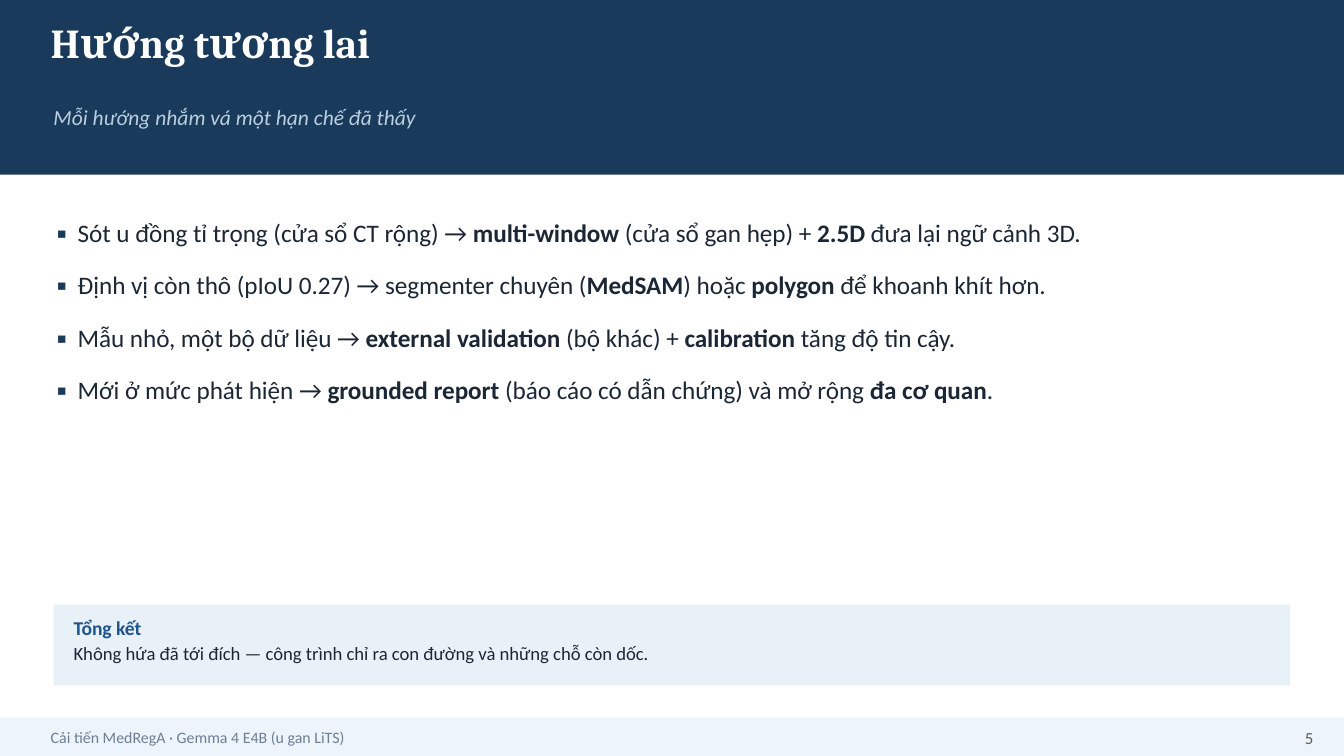
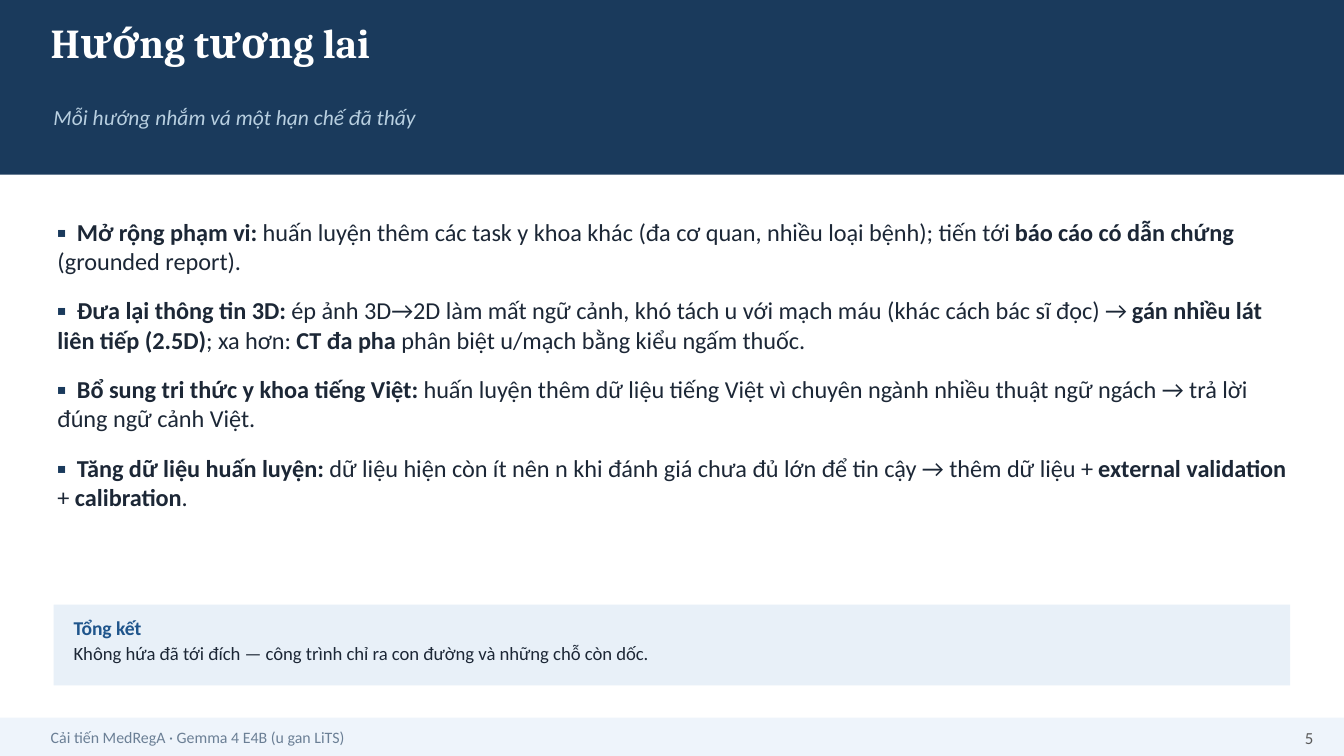
Before and after one commit to HatDuaa/medrega-liver-seminar, a slide deck: slide 5 of seminar/cai_tien/slides_5min_VN.pptx. Drawn at 1344x756 pixels with LibreOffice and Linux fonts; fonts in the diff are those of the drawing. Boxes give left, top, right and bottom in pixels: in the first picture for what was removed or moved away, otherwise in the second. Text is boxed around its words. In the diff, an @@ line names an element or a change of style, - is before the commit and + after.

```diff
--- a/seminar/cai_tien/slides_5min_VN.pptx
+++ b/seminar/cai_tien/slides_5min_VN.pptx
@@ text at box(57, 221, 1286, 506): text changed; size 13.5 to 13 pt @@
-▪ Sót u đồng tỉ trọng (cửa sổ CT rộng) → multi-window (cửa sổ gan hẹp) + 2.5D đưa lại ngữ cảnh 3D.
-▪ Định vị còn thô (pIoU 0.27) → segmenter chuyên (MedSAM) hoặc polygon để khoanh khít hơn.
-▪ Mẫu nhỏ, một bộ dữ liệu → external validation (bộ khác) + calibration tăng độ tin cậy.
-▪ Mới ở mức phát hiện → grounded report (báo cáo có dẫn chứng) và mở rộng đa cơ quan.
+▪ Mở rộng phạm vi: huấn luyện thêm các task y khoa khác (đa cơ quan, nhiều loại bệnh); tiến tới báo cáo có dẫn chứng (grounded report).
+▪ Đưa lại thông tin 3D: ép ảnh 3D→2D làm mất ngữ cảnh, khó tách u với mạch máu (khác cách bác sĩ đọc) → gán nhiều lát liên tiếp (2.5D); xa hơn: CT đa pha phân biệt u/mạch bằng kiểu ngấm thuốc.
+▪ Bổ sung tri thức y khoa tiếng Việt: huấn luyện thêm dữ liệu tiếng Việt vì chuyên ngành nhiều thuật ngữ ngách → trả lời đúng ngữ cảnh Việt.
+▪ Tăng dữ liệu huấn luyện: dữ liệu hiện còn ít nên n khi đánh giá chưa đủ lớn để tin cậy → thêm dữ liệu + external validation + calibration.
```
Also in this commit, not shown: 2 other files.
